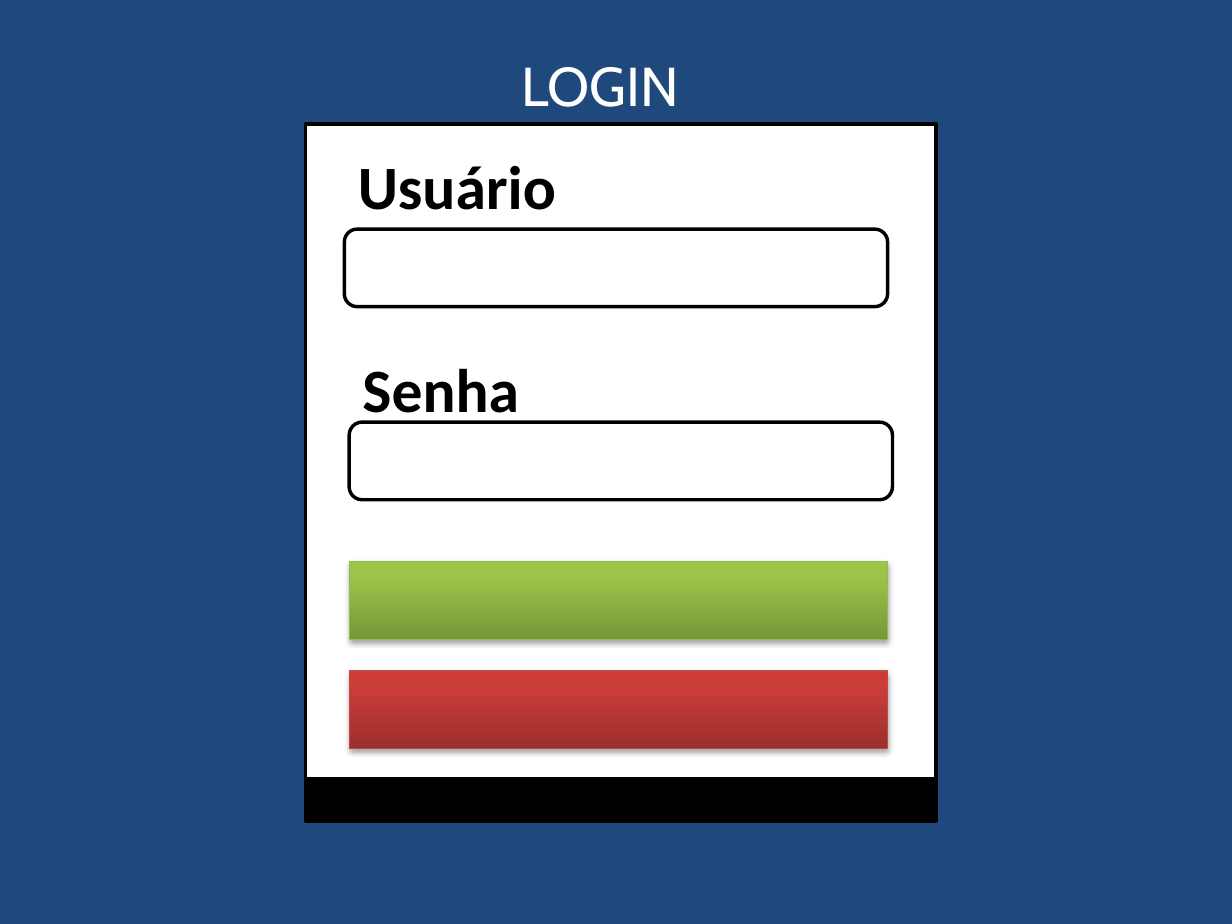
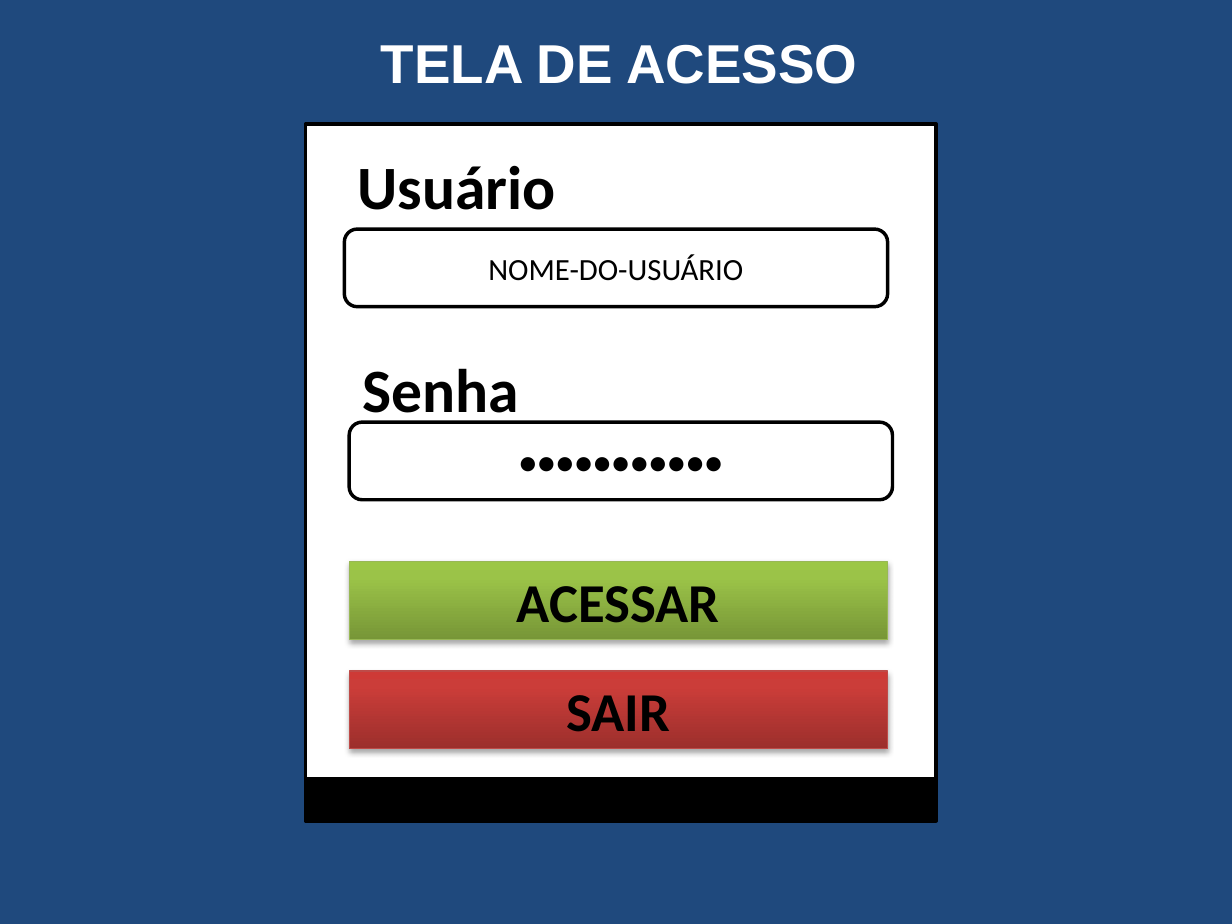
Before and after one commit to leandrovip/curso-etec, a slide deck: slide 1 of analise-sistemas/layouts.pptx. Drawn at 1232x924 pixels with LibreOffice and Linux fonts; fonts in the diff are those of the drawing. Boxes give left, top, right and bottom in pixels: in the first picture for what was removed or moved away, otherwise in the second. Text is boxed around its words. In the diff, an @@ line names an element or a change of style, - is before the commit and + after.

```diff
--- a/analise-sistemas/layouts.pptx
+++ b/analise-sistemas/layouts.pptx
@@ text "TELA DE ACESSO" at (x1=381, y1=44, x2=857, y2=84): vertical alignment top to middle @@
@@ text at (x1=381, y1=44, x2=857, y2=84): text changed; font Cabin to Arial; bold on @@
-LOGIN
+TELA DE ACESSO
@@ text in rounded rectangle at (x1=488, y1=254, x2=743, y2=281): text added @@
+NOME-DO-USUÁRIO
@@ text in rounded rectangle at (x1=349, y1=423, x2=892, y2=500): text added @@
+●●●●●●●●●●●
@@ text in rectangle at (x1=517, y1=586, x2=720, y2=623): text added @@
+ACESSAR
@@ text in rectangle at (x1=566, y1=695, x2=670, y2=732): text added @@
+SAIR
```
Also in this commit, not shown: 12 slides added.
